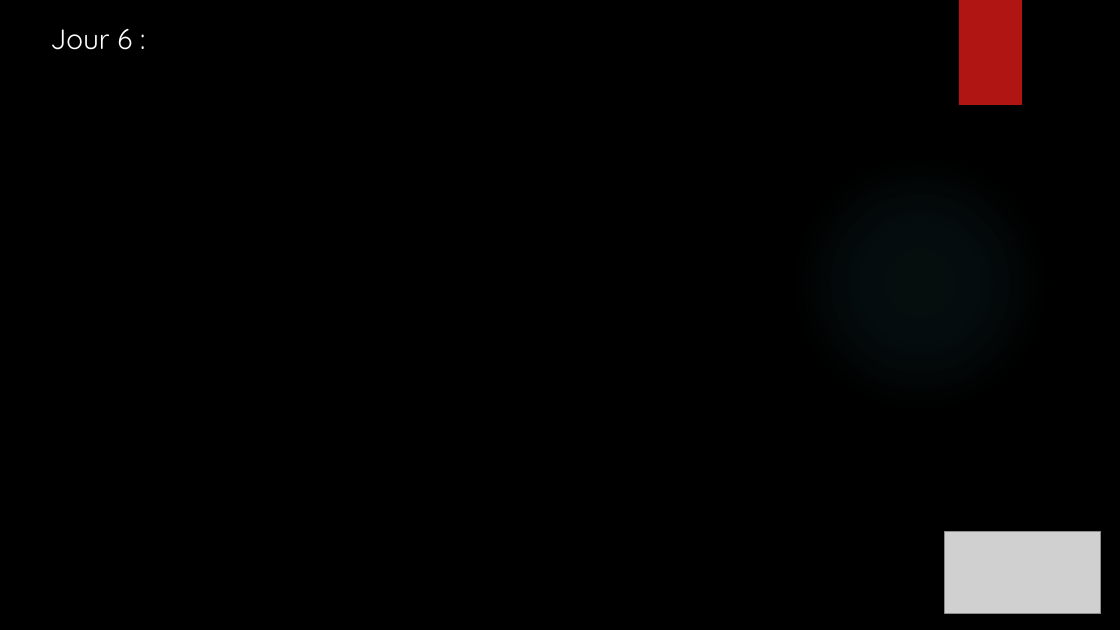
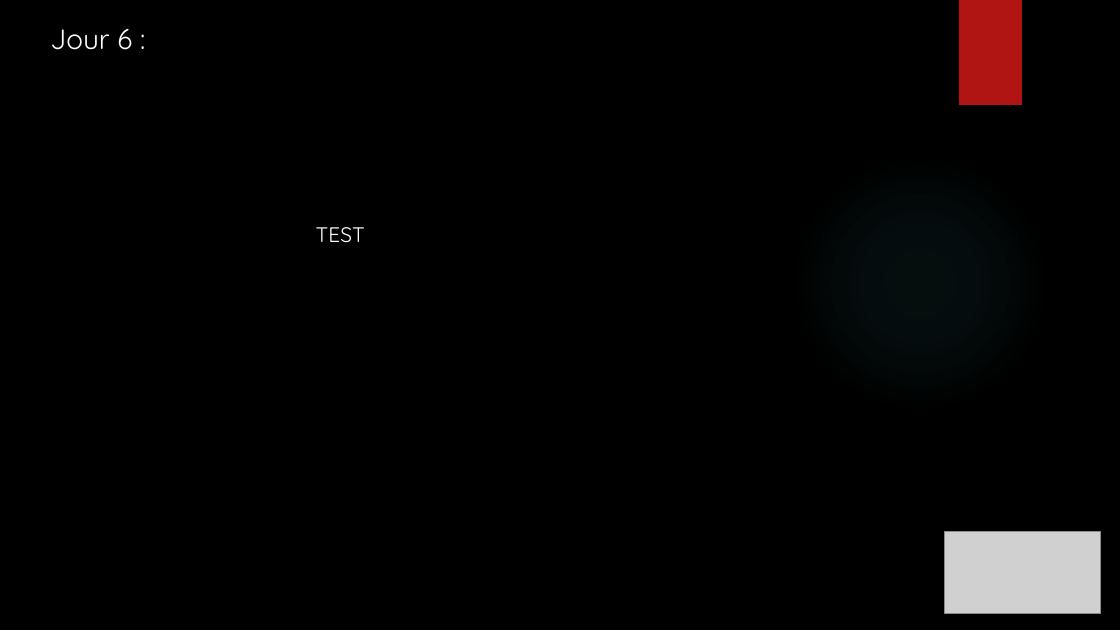
Before and after one commit to ChampemeDylan/UPOP, a slide deck: slide 18 of Présentation UPOP.pptx (slide 19 before the commit). Drawn at 1120x630 pixels with LibreOffice and Linux fonts; fonts in the diff are those of the drawing; grey boxes stand for pictures; background and template pictures are left out. Boxes give left, top, right and bottom in pixels: in the first picture for what was removed or moved away, otherwise in the second. Text is boxed around its words. In the diff, an @@ line names an element or a change of style, - is before the commit and + after.

```diff
--- a/Présentation UPOP.pptx
+++ b/Présentation UPOP.pptx
@@ text added at [316,227,365,243], 18 pt, text #FFFFFF @@
+TEST
```
Also in this commit, not shown: 6 other slides changed, 2 slides added, 6 slides removed.
